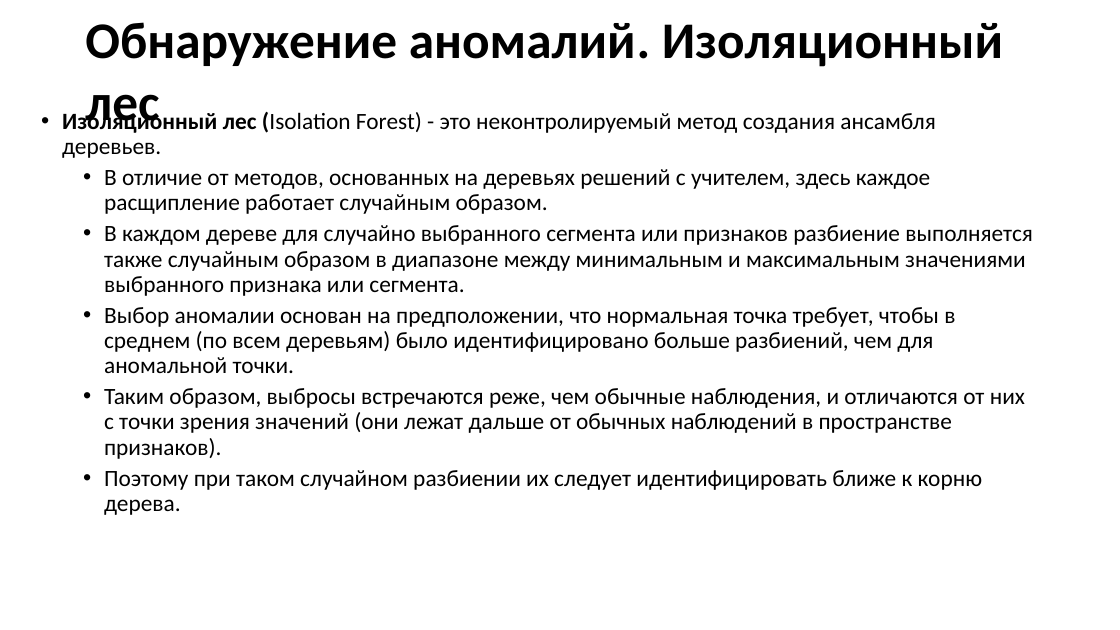
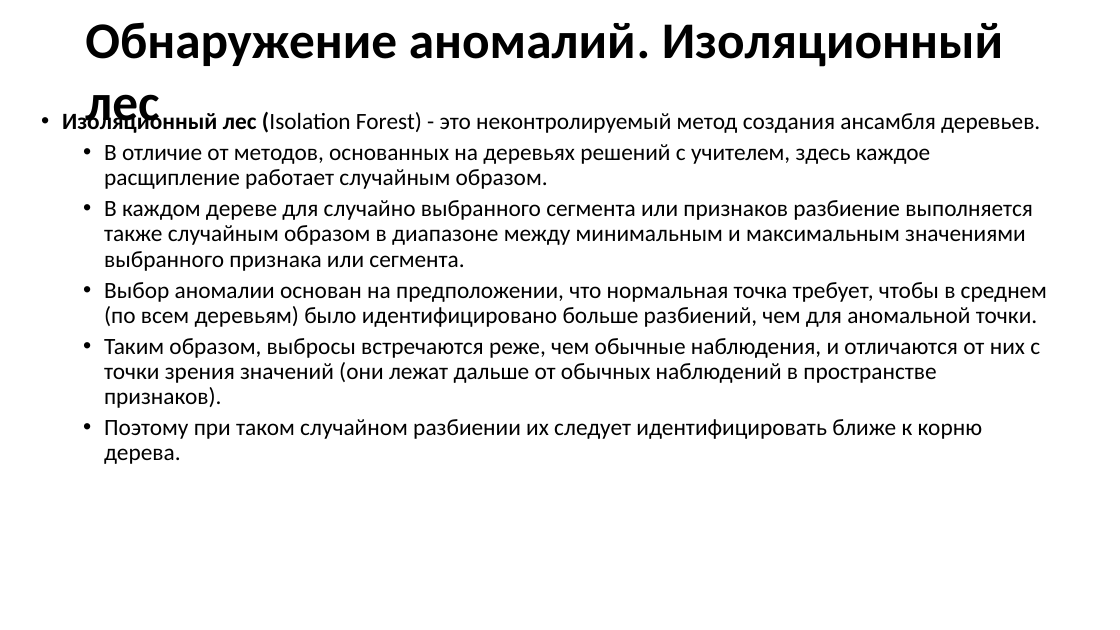
Before and after one commit to MVRonkin/TimeSeriesCourse, a slide deck: slide 22 of 2025/LEC/06-2 Обнаружение аномалий.pptx. Drawn at 1120x630 pixels with LibreOffice and Linux fonts; fonts in the diff are those of the drawing. Boxes give left, top, right and bottom in pixels: in the first picture for what was removed or moved away, otherwise in the second. Text is boxed around its words. In the diff, an @@ line names an element or a change of style, - is before the commit and + after.

```diff
--- a/2025/LEC/06-2 Обнаружение аномалий.pptx
+++ b/2025/LEC/06-2 Обнаружение аномалий.pptx
@@ text "Изоляционный лес (Isolation Forest) - ..." rewrapped from box(62, 112, 1033, 515) to box(104, 112, 1047, 464) @@
```
Also in this commit, not shown: 10 other slides changed, 1 slide added, 12 other files.
